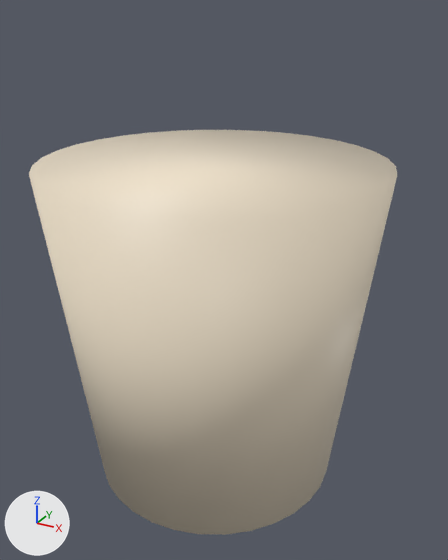
The Blender file blender/bubbletea.blend: old version first, new version second.
Before and after are seen from a 50 mm lens placed at (1.72, -3.01, 2.74), pointed at (0.06, 0.0, 1.23). Every picture has the same lights, and +X, +Y and +Z are marked at lower left.
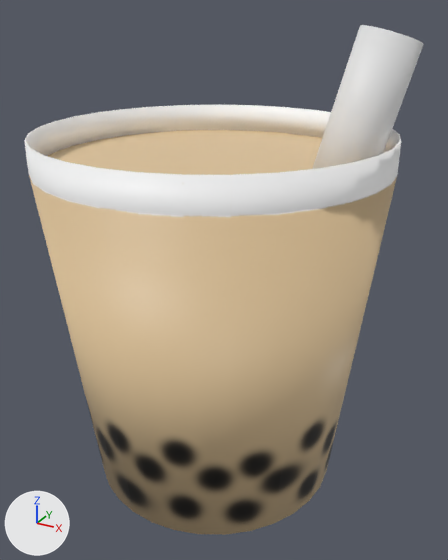
What differs and where, as boxes [x1, y1, x2, y2] in the pictures (448 x 560 px):
'Cylinder', surface changed, reshaped (white to beige, 6% taller): before [29, 130, 397, 535]; after [24, 105, 401, 535]
'Cylinder.001', added: after [312, 25, 424, 169]
part 1 of me_cylinder, added: after [24, 105, 401, 216]
part 2 of me_cylinder, surface changed (white to beige): [29, 176, 397, 535] in both
part 3 of me_cylinder, shading changed: before [29, 130, 397, 216]; after [48, 130, 322, 175]

Edits to the bpy script that builds the scene:
```text
Add img_bubbletea_base:
    img_bubbletea_base = load_image('bubbletea_base', '_unpacked/bubbletea_base', 2048, 2048, 'sRGB')
Change mat_material_001:
    remove mat_material_001.base_color = (0.892, 0.782, 0.611)  # white #f2e5cd
    add mat_material_001.texture = img_bubbletea_base
Change me_cylinder:
    used by ob_cylinder; location = (0.0, 0.0, 0.945)
    remove me_cylinder.from_pydata(...)  # 64 vertices, 34 faces; spans x -1.0..1.0, y -1.0..1.0, z -1.0..1.0
    add me_cylinder.from_pydata(...)  # 224 vertices, 226 faces; spans x -1.0..1.0, y -1.0..1.0, z -1.0..1.17
    me_cylinder part 1
    128 vertices are added at x -1.0..1.0, y -1.0..1.0, z 1.0..1.17
    32 new vertices lie (0.0, 0.0, 0.17) away from vertices in x -1.0..1.0, y -1.0..1.0, z 1.0
    63 new faces join them
    129 new faces join them, smooth
    me_cylinder part 2: 34 kept faces spanning x -1.0..1.0, y -1.0..1.0, z -1.0..1.0 get new texture (UV) coordinates
    me_cylinder part 3: 1 kept faces spanning x -1.0..1.0, y -1.0..1.0, z 1.0 are now shaded flat
Add me_cylinder_001:
    me_cylinder_001.from_pydata(...)  # 224 vertices, 164 faces; spans x -1.0..1.0, y -1.0..1.0, z -1.0..3.87
    me_cylinder_001.polygons.foreach_set('use_smooth', [True] * 164)
Add ob_cylinder_001:
    ob_cylinder_001 = bpy.data.objects.new('Cylinder.001', me_cylinder_001)
    ob_cylinder_001.location = (0.712, 0.193, 2.004)
    ob_cylinder_001.rotation_euler = (-0.237, 0.169, -0.207)  # degrees (-14, 9.7, -12)
    ob_cylinder_001.scale = (0.164, 0.164, 0.164)
```
